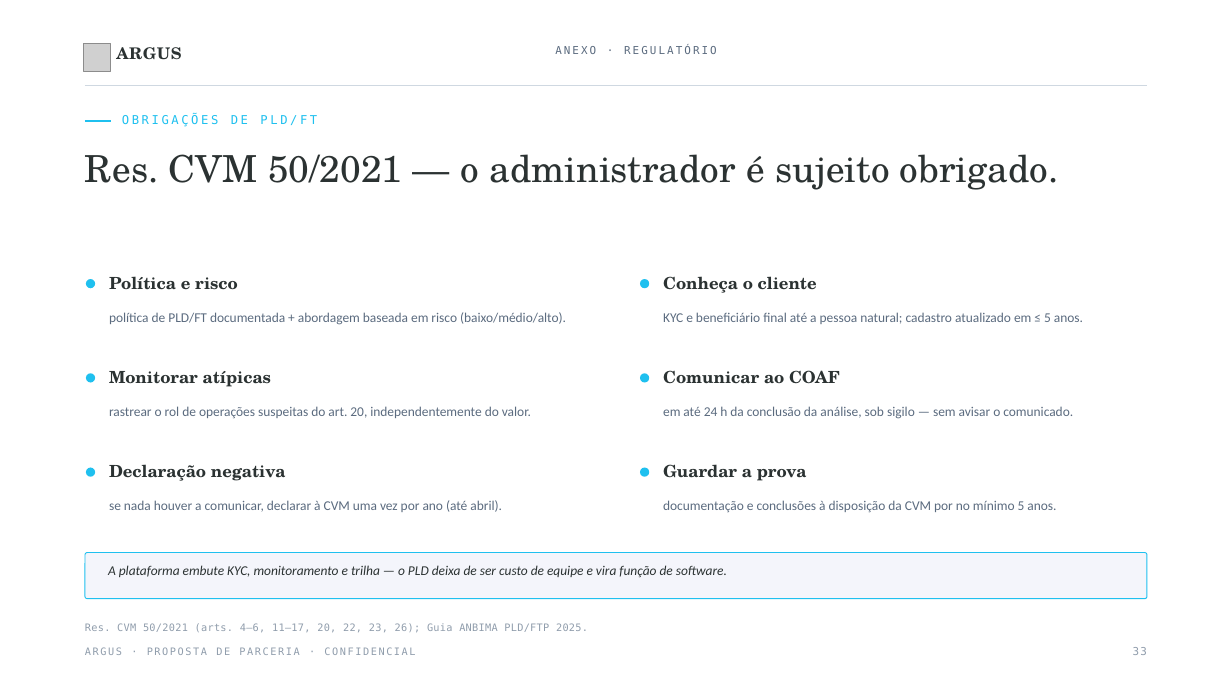
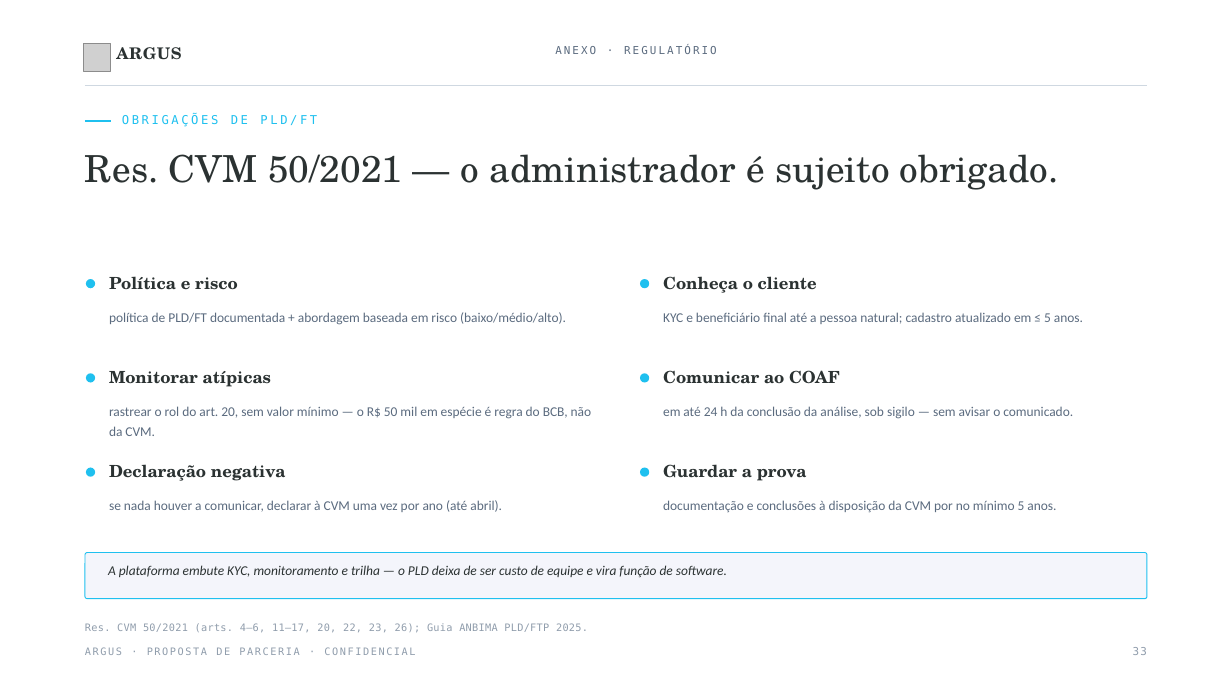
Before and after one commit to viniciuscbf/dtvm, a slide deck: slide 36 of apresentacao/Argus_Apresentacao.pptx. Drawn at 1232x693 pixels with LibreOffice and Linux fonts; fonts in the diff are those of the drawing; grey boxes stand for pictures. Boxes give left, top, right and bottom in pixels: in the first picture for what was removed or moved away, otherwise in the second. Text is boxed around its words. In the diff, an @@ line names an element or a change of style, - is before the commit and + after.

```diff
--- a/apresentacao/Argus_Apresentacao.pptx
+++ b/apresentacao/Argus_Apresentacao.pptx
@@ text at (109,406,592,436): text changed @@
-rastrear o rol de operações suspeitas do art. 20, independentemente do valor.
+rastrear o rol do art. 20, sem valor mínimo — o R$ 50 mil em espécie é regra do BCB, não da CVM.
```
Also in this commit, not shown: 7 other slides changed, 53 other files.
